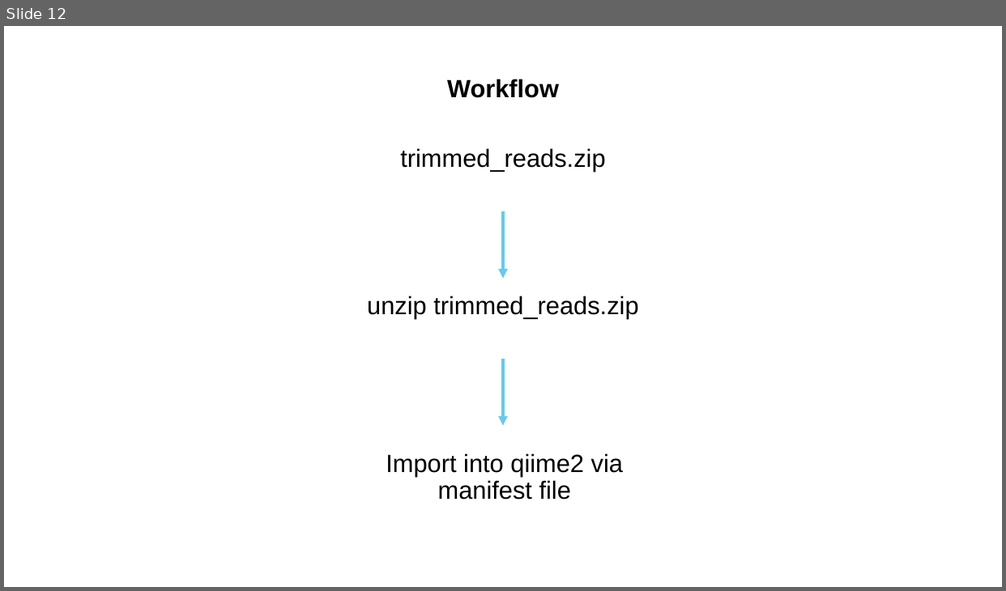
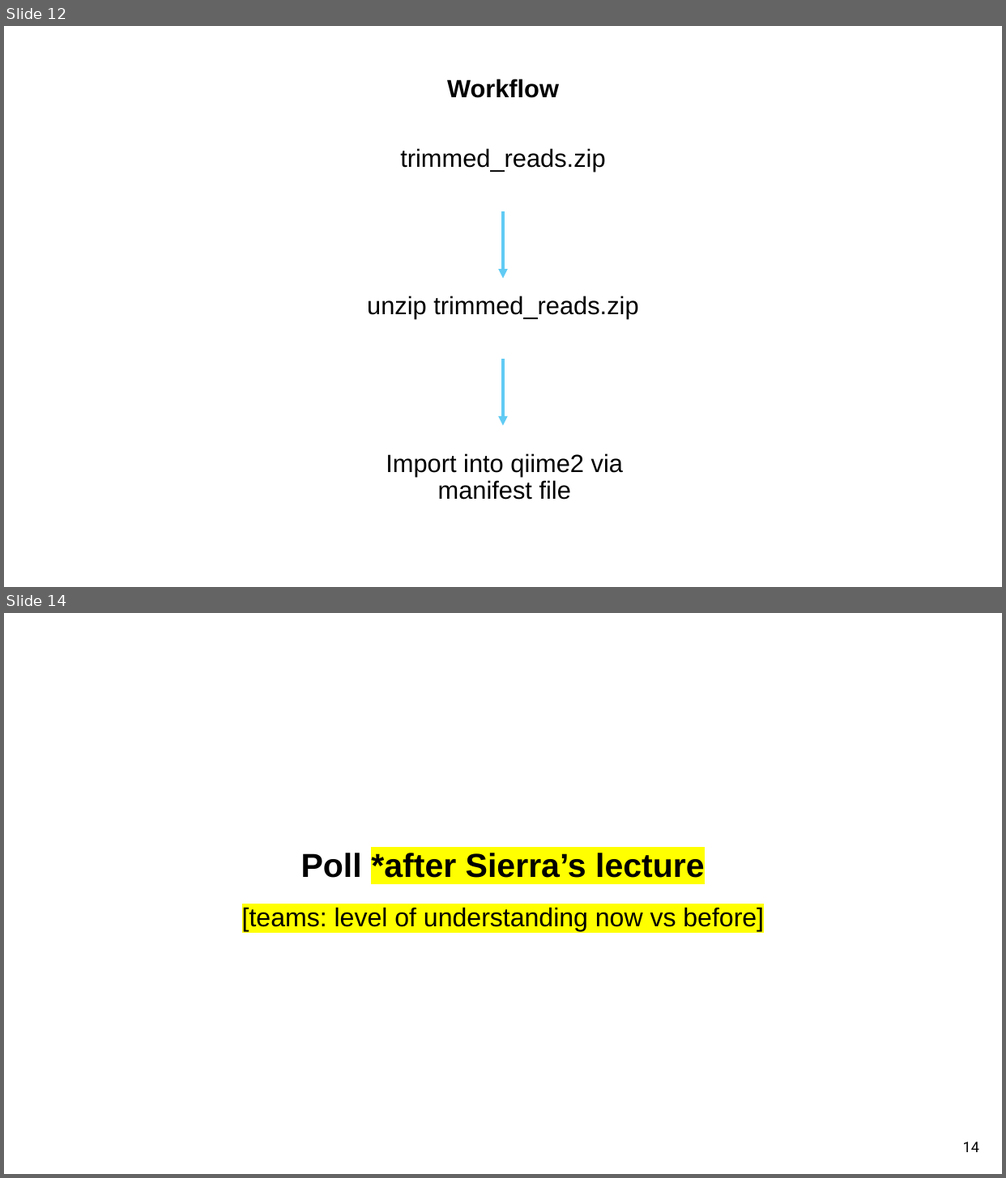
Before and after one commit to sabahzero/UPRM_QIIME2workshop, a slide deck: lectures/IntroLecture1b_Smith.pptx. Shown one above the other, each under a label of ours: slide 12 before the commit, slides 12 and 14 after it; the slides between them are not shown. The pictures are 1006x591 and 1006x1178 pixels, drawn with LibreOffice and Linux fonts; fonts in the diff are those of the drawing. Boxes give left, top, right and bottom in pixels: in the first picture for what was removed or moved away, otherwise in the second. Text is boxed around its words. In the diff, an @@ line names an element or a change of style, - is before the commit and + after.

```diff
--- a/lectures/IntroLecture1b_Smith.pptx
+++ b/lectures/IntroLecture1b_Smith.pptx
@@ slide 14 added at (x1=4, y1=613, x2=1002, y2=1174), background #FFFFFF @@
@@ text added at (x1=301, y1=853, x2=705, y2=878), 32 pt, text #000000, bold @@
+Poll *after Sierra’s lecture
@@ text added at (x1=242, y1=907, x2=764, y2=932), 25 pt, text #000000 @@
+[teams: level of understanding now vs before]
@@ page number added at (x1=963, y1=1142, x2=979, y2=1152), 14 pt, text #000000 @@
+14
```
Also in this commit, not shown: 1 slide changed, 1 other slide added, 2 other files.
